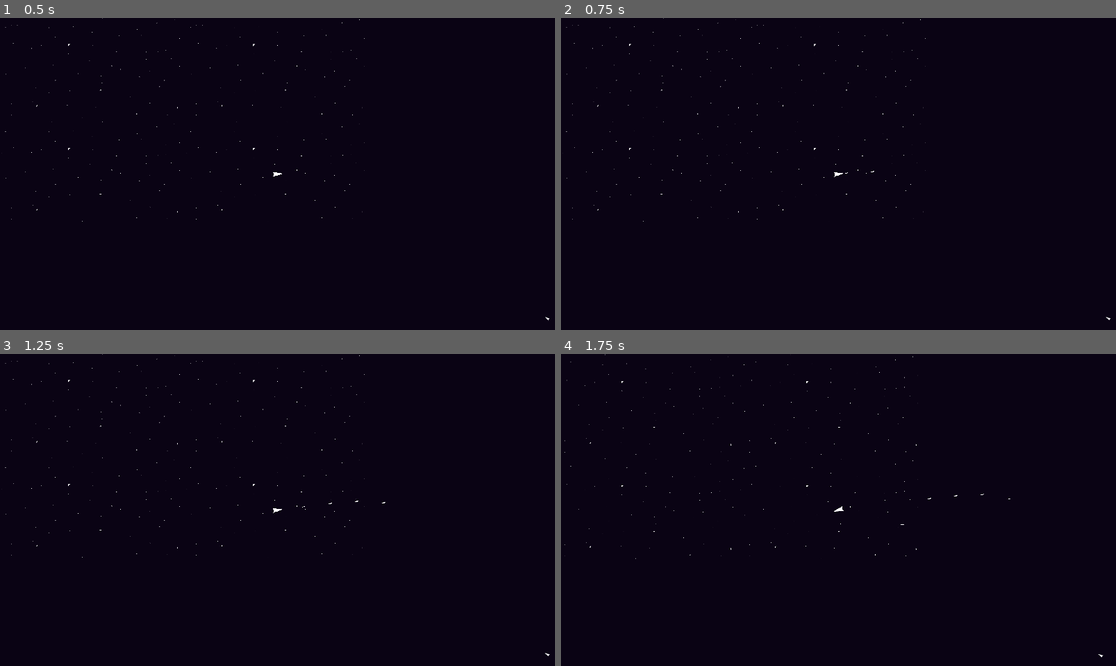
Above: before the commit, frames 1-4 (two rows, left to right).
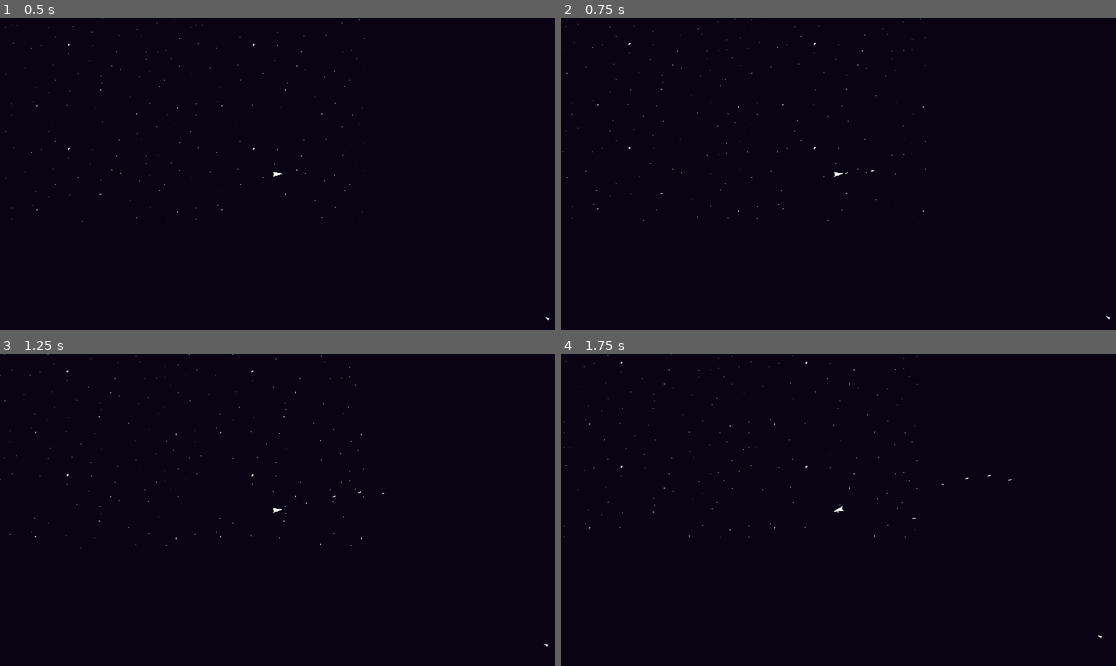
Above: after the commit, the same moments.

Repository: BloopHD/IntoTheVoid
Game: Godot game, scene res://scenes/world/world.tscn
Same seed, same stepped clock (60 frames per second), same inputs: the game is played once before the commit and once after it.
Inputs (mouse positions are in pixels of both pictures, inside the frame that each line leads up to):
- Up to frame 1 (0.5 s): no input
- Up to frame 2 (0.75 s): tap Enter at 0.5 s; move the mouse to (960, 158) at 0.52 s; hold D (right) from 0.53 s (still down); hold Space (fire_laser) from 0.53 s (still down); click (960, 158) at 0.67 s
- Up to frame 3 (1.25 s): keep holding D (right); keep holding Space (fire_laser)
- Up to frame 4 (1.75 s): move the mouse to (727, 525) at 1.27 s; release D (right) at 1.28 s; release Space (fire_laser) at 1.28 s; hold S (backward) from 1.28 s (still down); click (727, 525) at 1.35 s

Frame 1 is identical in both runs. In frame 2, 0.2% of the frame differs, in the area x 0-99%, y 0-97%; in frame 3, 0.2%, in the area x 0-100%, y 0-97%; in frame 4, 0.2%.

Commit message:
push
push

Diff:
--- a/scenes/player/player.gd
+++ b/scenes/player/player.gd
@@ -5,6 +5,7 @@
 @export var max_speed: int = 500
 @export var rotation_speed: int = 250
 @export var reverse_speed_multiplier: float = 0.75
+@export var strafe_speed_multiplier: float = 0.5
 @export var accel: int = 500
 @export var friction: int = 100
 
@@ -100,11 +101,11 @@
 	# Thrusting
 	if thrust >= 0.001:
 		var new_velocity: Vector2 = velocity
-		velocity = activate_thrusters(delta, movement_vector, look_dir, new_velocity, FULL_SPEED_MULTI)
+		velocity = activate_thrusters(delta, thrust, look_dir, new_velocity, FULL_SPEED_MULTI)
 
 	elif thrust <= -0.001:
 		var new_velocity: Vector2 = velocity
-		new_velocity = activate_thrusters(delta, movement_vector, look_dir, new_velocity, reverse_speed_multiplier)
+		new_velocity = activate_thrusters(delta, thrust, look_dir, new_velocity, reverse_speed_multiplier)
 
 		if new_velocity.length() > velocity.length():
 			velocity = new_velocity
@@ -116,12 +117,19 @@
 		deactivate_thrusters(delta)
 
 	# Strafing
+	if strafe >= 0.001 || strafe <= -0.001:
+		var strafe_power: float = (strafe * accel * delta)
+		var right_left: Vector2 = Vector2(-look_dir.y, look_dir.x)
+		var strafe_velocity: Vector2 = right_left * strafe_power
+		velocity += strafe_velocity.limit_length(max_speed * strafe_speed_multiplier)
+
+	else:
+		deactivate_thrusters(delta)
 
 	move_and_slide()
 
-func activate_thrusters(delta, movement_vector: Vector2, look_dir: Vector2, new_velocity: Vector2, multiplier: float) ->  Vector2:
+func activate_thrusters(delta, thrust: float, look_dir: Vector2, new_velocity: Vector2, multiplier: float) ->  Vector2:
 
-	var thrust: float = movement_vector.y
 	var thrust_power: float = (thrust * accel * delta)
 	var thrust_velocity: Vector2 = look_dir * thrust_power
 
--- a/scenes/player/player.tscn
+++ b/scenes/player/player.tscn
@@ -13,9 +13,11 @@
 motion_mode = 1
 script = ExtResource("1_pf1yp")
 max_speed = 1000
+rotation_speed = null
+reverse_speed_multiplier = null
+strafe_speed_multiplier = null
 accel = null
 friction = 250
-rotation_speed = null
 
 [node name="CollisionShape2D" type="CollisionShape2D" parent="."]
 shape = SubResource("CapsuleShape2D_2v2iu")
--- a/scenes/world/world.tscn
+++ b/scenes/world/world.tscn
@@ -12,8 +12,10 @@
 
 [node name="Player" parent="." instance=ExtResource("1_e5wuh")]
 position = Vector2(640, 380)
+rotation_speed = null
+reverse_speed_multiplier = null
+strafe_speed_multiplier = null
 accel = null
-rotation_speed = null
 
 [node name="Camera2D" type="Camera2D" parent="Player"]
 zoom = Vector2(0.5, 0.5)
